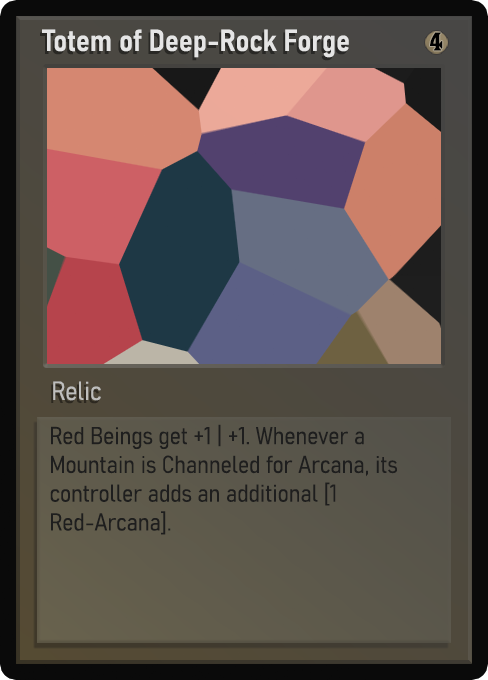
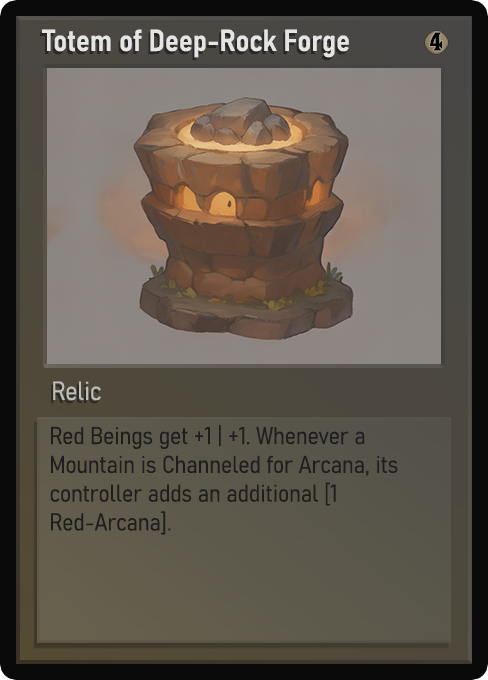
Layered file, before and after one edit (488 × 680). Changes by layer:
painted on "Name" over [55, 30, 349, 57]
painted on "Class" over [59, 383, 101, 401]
painted on "Desc_norm" over [50, 424, 398, 531]
painted on "Artwork" over [47, 68, 441, 364]
